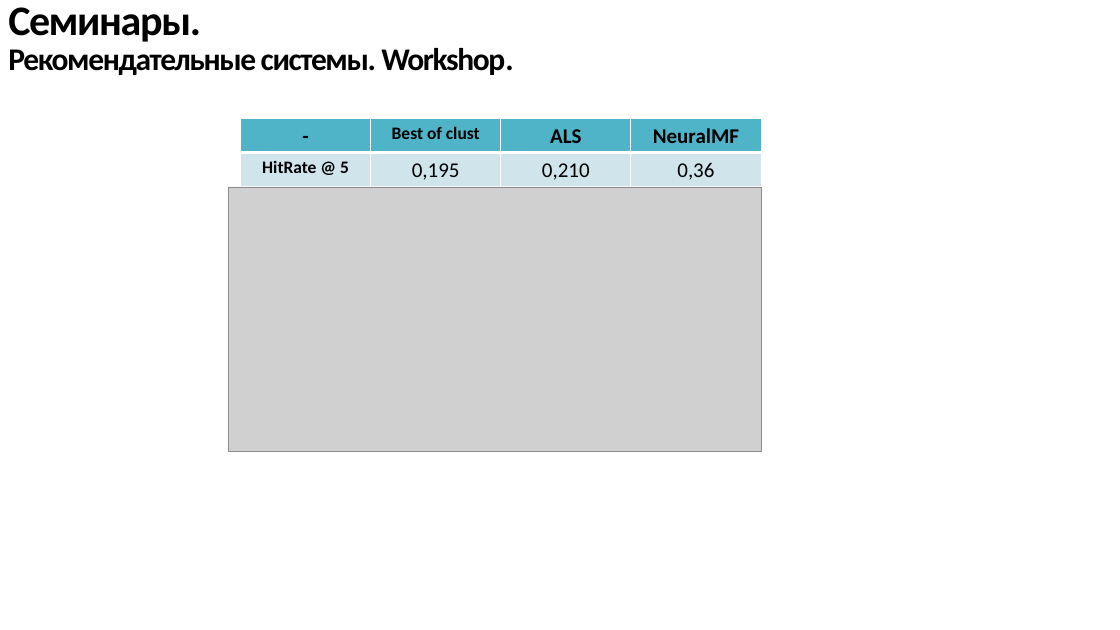
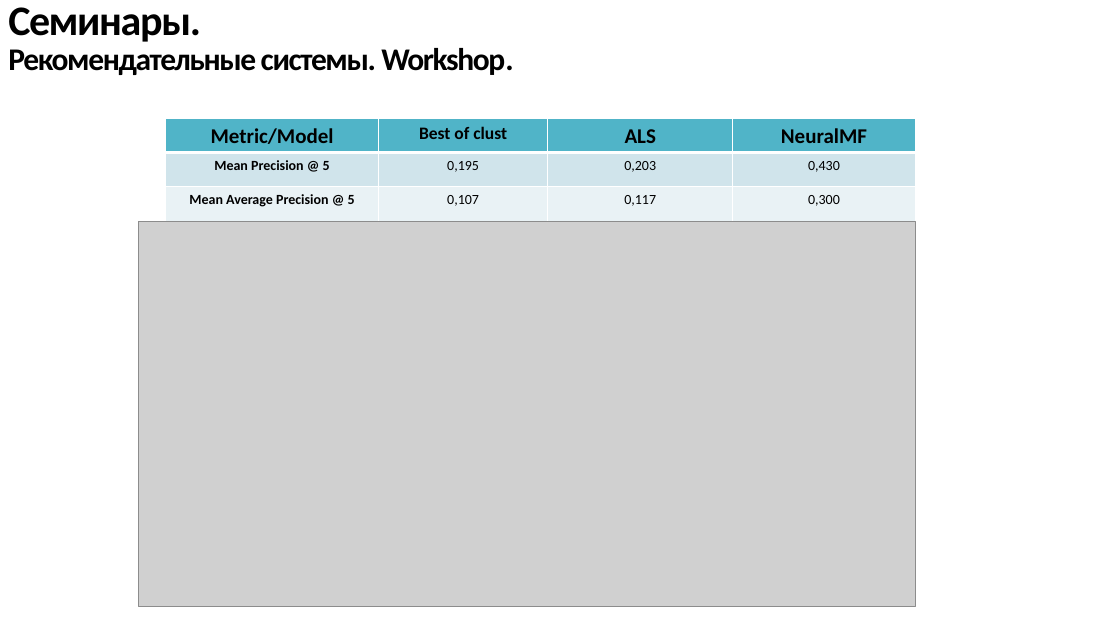
Before and after one commit to not-rdy/trainee, a slide deck: slide 9 of reports/final_report/rep_final.pptx. Drawn at 1120x630 pixels with LibreOffice and Linux fonts; fonts in the diff are those of the drawing; grey boxes stand for pictures. Boxes give left, top, right and bottom in pixels: in the first picture for what was removed or moved away, otherwise in the second. Text is boxed around its words. In the diff, an @@ line names an element or a change of style, - is before the commit and + after.

```diff
--- a/reports/final_report/rep_final.pptx
+++ b/reports/final_report/rep_final.pptx
@@ table at (x1=166, y1=118, x2=915, y2=221) @@
-row 1: - | Best of clust | ALS | NeuralMF
-row 2: HitRate @ 5 | 0,195 | 0,210 | 0,36
+row 1: Metric/Model | Best of clust | ALS | NeuralMF
+row 2: Mean Precision @ 5 | 0,195 | 0,203 | 0,430
+row 3: Mean Average Precision @ 5 | 0,107 | 0,117 | 0,300
@@ table resized from (x1=240, y1=118, x2=761, y2=187) to (x1=166, y1=118, x2=915, y2=221) @@
@@ picture removed at (x1=229, y1=187, x2=761, y2=452) @@
@@ picture added at (x1=139, y1=221, x2=915, y2=607) @@
```
Also in this commit, not shown: 1 other slide changed, 1 slide added, 15 other files.
